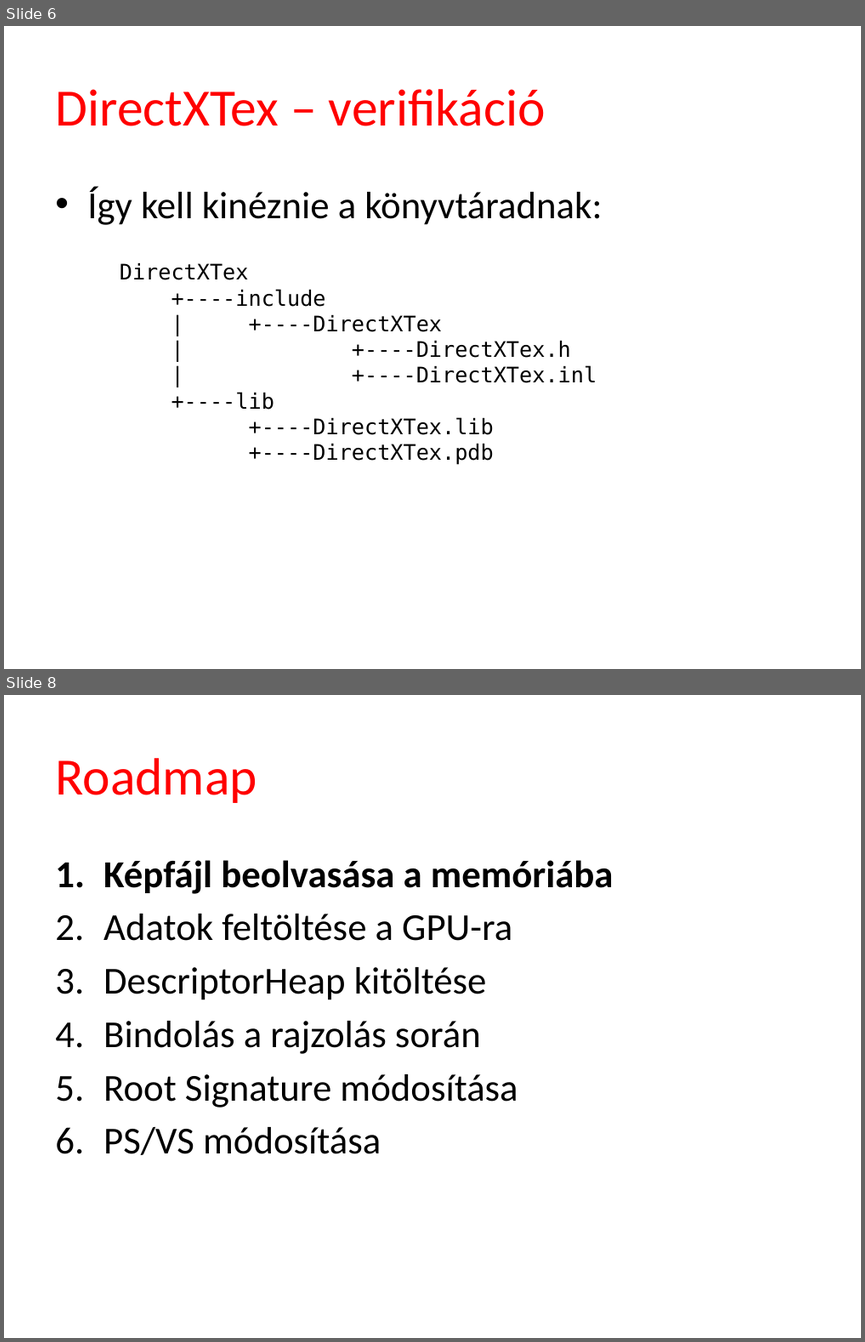
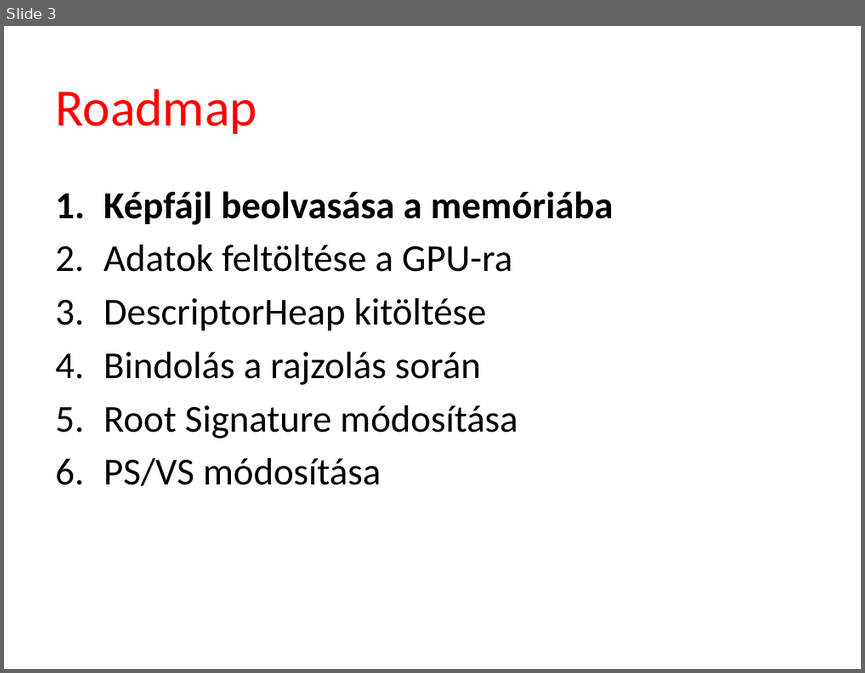
Before and after one commit to szecsi/dx12, a slide deck: Slides/ggl005-Camera.pptx. Shown one above the other, each under a label of ours: slides 6 and 8 before the commit, slide 3 after it; the slides between them are not shown. The pictures are 865x1342 and 865x673 pixels, drawn with LibreOffice and Linux fonts; fonts in the diff are those of the drawing; background and template pictures are left out. Boxes give left, top, right and bottom in pixels: in the first picture for what was removed or moved away, otherwise in the second. Text is boxed around its words. In the diff, an @@ line names an element or a change of style, - is before the commit and + after.

```diff
--- a/Slides/ggl005-Camera.pptx
+++ b/Slides/ggl005-Camera.pptx
@@ slide 6 removed at (4, 26, 861, 669), background #FFFFFF @@
@@ title removed at (55, 89, 545, 126) @@
-DirectXTex – verifikáció
@@ text removed at (87, 187, 602, 225) @@
-• Így kell kinéznie a könyvtáradnak:
@@ text removed at (120, 263, 596, 465) @@
-DirectXTex
-+----include
-| +----DirectXTex
-| +----DirectXTex.h
-| +----DirectXTex.inl
-+----lib
-+----DirectXTex.lib
-+----DirectXTex.pdb
@@ what was slide 8 is now slide 3 @@
```
Also in this commit, not shown: 1 slide changed, 1 slide added, 5 other slides removed, 3 other files.
